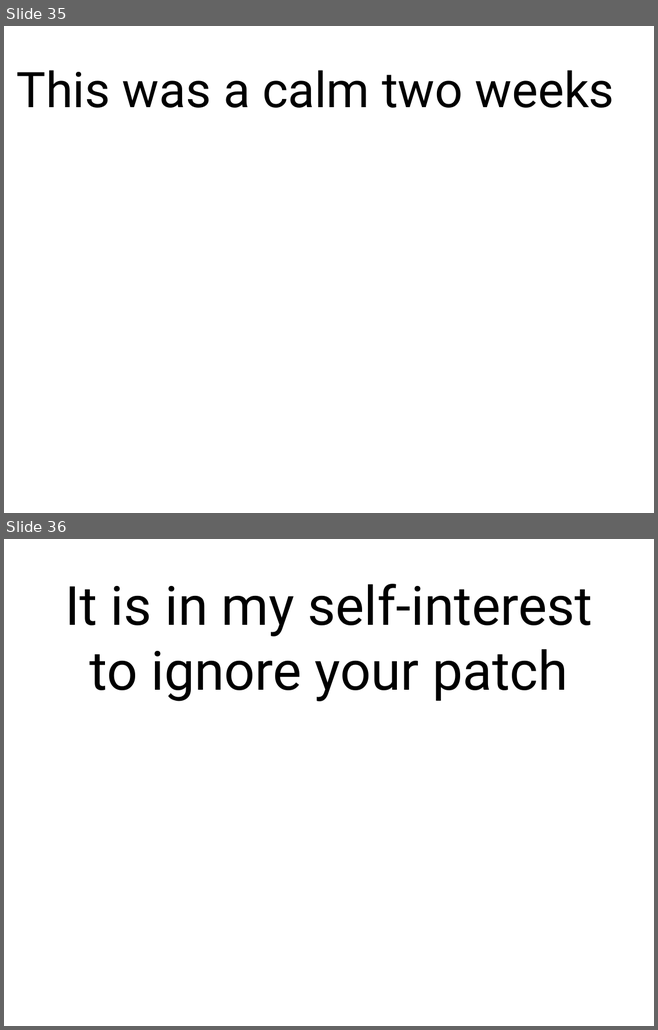
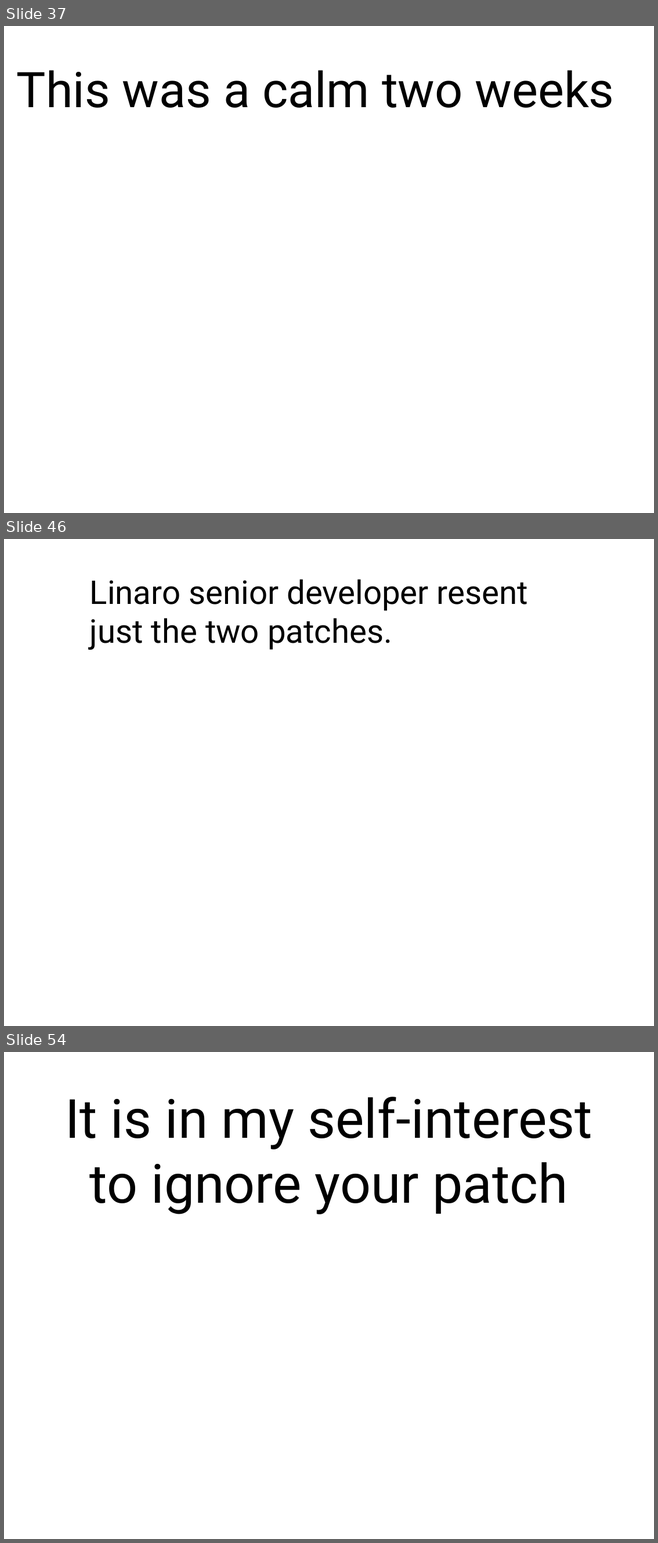
Before and after one commit to gregkh/presentation-linux-maintainer, a slide deck: maintainer.odp. Shown one above the other, each under a label of ours: slides 35 and 36 before the commit, slides 37, 46 and 54 after it; the slides between them are not shown. The pictures are 658x1030 and 658x1543 pixels, drawn with LibreOffice and Linux fonts; fonts in the diff are those of the drawing. Boxes give left, top, right and bottom in pixels: in the first picture for what was removed or moved away, otherwise in the second. Text is boxed around its words. In the diff, an @@ line names an element or a change of style, - is before the commit and + after.

```diff
--- a/maintainer.odp
+++ b/maintainer.odp
@@ slide 46 added at (4,539,654,1026), background #FFFFFF @@
@@ text added at (90,579,528,650), 40 pt, text #000000 @@
+Linaro senior developer resent
+just the two patches.
@@ what was slide 35 is now slide 37 @@
@@ what was slide 36 is now slide 54 @@
```
Also in this commit, not shown: 2 slides changed, 16 other slides added, 1 other file.
